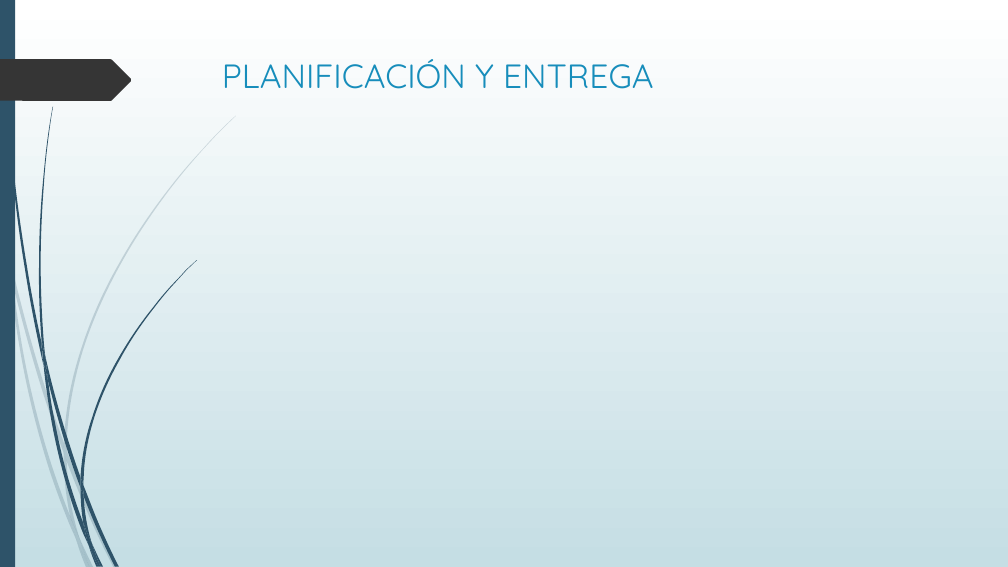
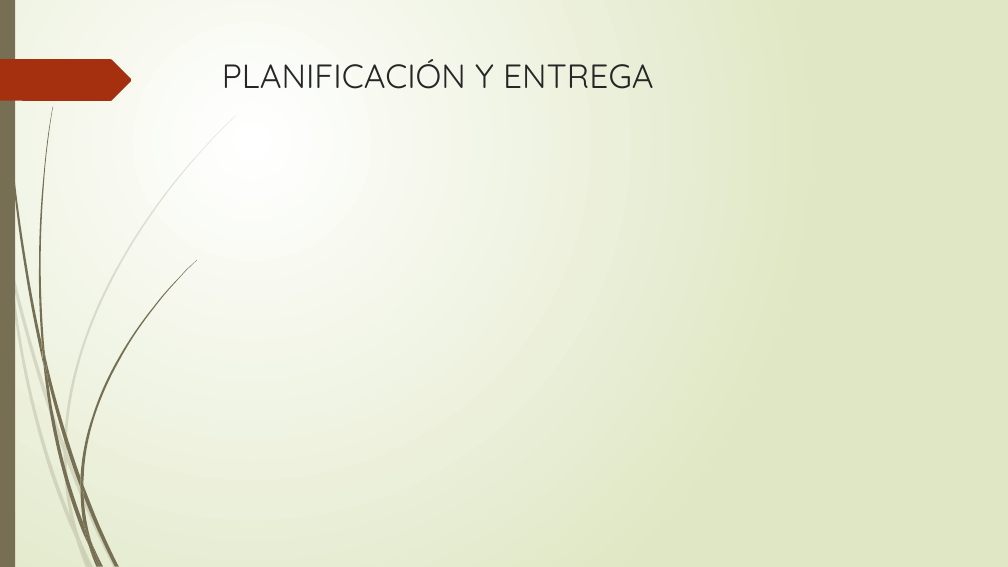
Before and after one commit to DiegoUAH/TG1, a slide deck: slide 4 of TG1-Presentacion.pptx. Drawn at 1008x567 pixels with LibreOffice and Linux fonts; fonts in the diff are those of the drawing. Boxes give left, top, right and bottom in pixels: in the first picture for what was removed or moved away, otherwise in the second. Text is boxed around its words. In the diff, an @@ line names an element or a change of style, - is before the commit and + after.

```diff
--- a/TG1-Presentacion.pptx
+++ b/TG1-Presentacion.pptx
@@ background gradient #FFFFFF to #C5DEE5 to gradient #FFFFFF to #DFE8C4 @@
@@ freeform shape at (2, 0, 43, 364): fill #2E5369 to #766F54; outline redrawn @@
@@ freeform shape at (0, 59, 132, 101): fill #353535 to #A53010 @@
@@ title "PLANIFICACIÓN Y ENTREGA" at (222, 59, 654, 89): text colour #178DBB to #262626 @@
@@ fill #2E5369 to #766F54 in 12 elements at (45, 357, 80, 488), (83, 485, 119, 566), (43, 361, 88, 546), (92, 544, 104, 567), (42, 340, 48, 382), (80, 260, 197, 485), (88, 546, 98, 567), (80, 488, 91, 544), (80, 477, 83, 496), (83, 523, 101, 566), (0, 0, 15, 567), (39, 107, 53, 357) @@
@@ fill #2E5369 at 20% opacity to #766F54 at 20% opacity in 10 elements at (0, 213, 8, 265), (11, 261, 64, 453), (67, 451, 117, 567), (79, 538, 94, 567), (8, 265, 76, 540), (64, 453, 79, 538), (64, 116, 236, 451), (76, 540, 90, 567), (64, 443, 67, 461), (70, 516, 90, 567) @@
```
Also in this commit, not shown: 17 other slides changed, 4 slides added, 1 slide removed.
